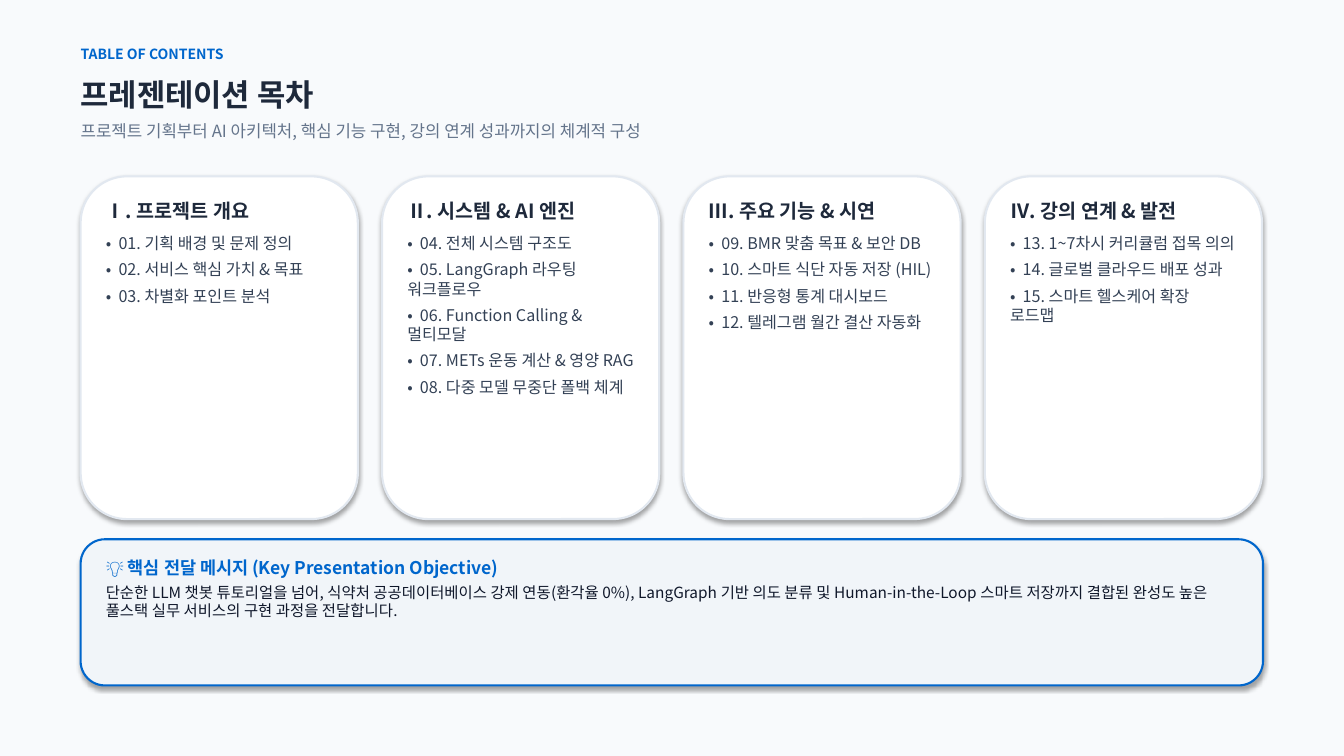
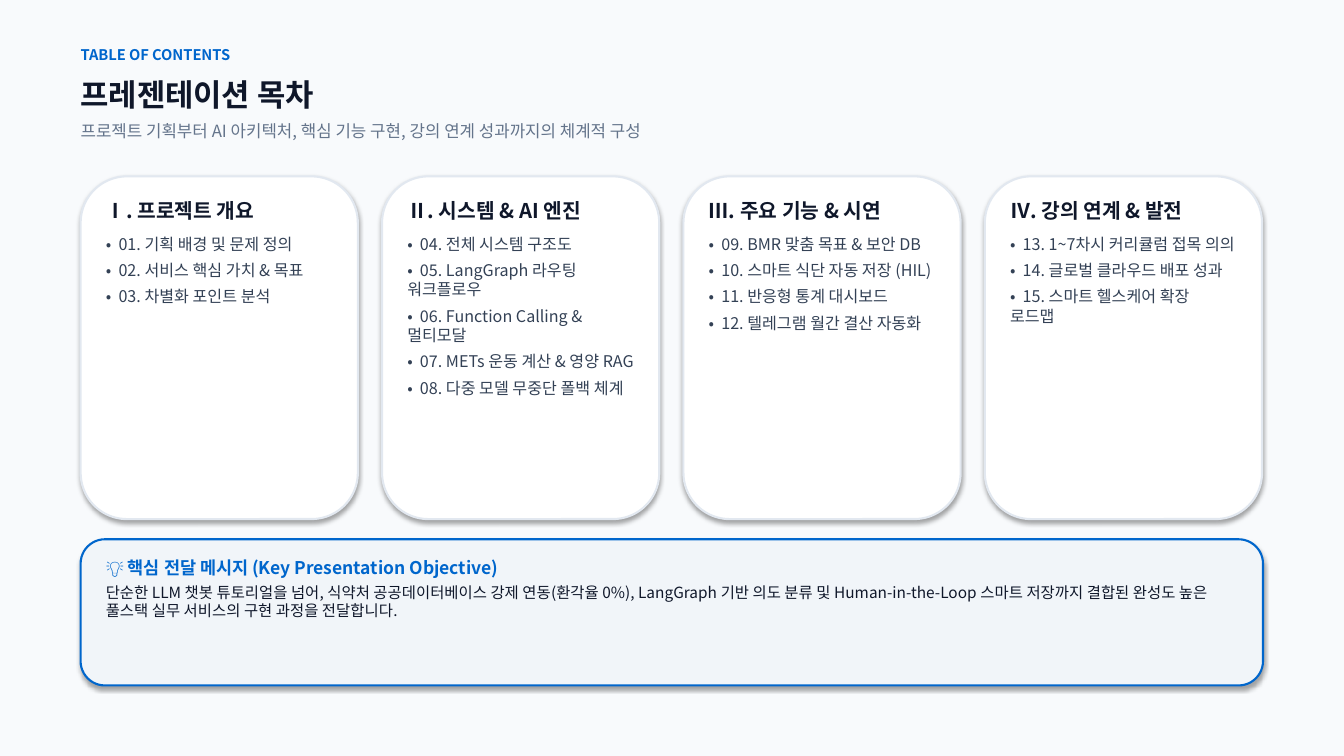
Before and after one commit to rye6837-web/impossible_to_get_lost_my_weight, a slide deck: slide 2 of AI_Diet_Coach_Presentation.pptx. Drawn at 1344x756 pixels with LibreOffice and Linux fonts; fonts in the diff are those of the drawing. Boxes give left, top, right and bottom in pixels: in the first picture for what was removed or moved away, otherwise in the second. Text is boxed around its words. In the diff, an @@ line names an element or a change of style, - is before the commit and + after.

Commit message:
docs: Apply Apple-inspired strict 16:9 design system (Pretendard, fixed anchors, bottom density) to all 12 slides

```diff
--- a/AI_Diet_Coach_Presentation.pptx
+++ b/AI_Diet_Coach_Presentation.pptx
@@ text "TABLE OF CONTENTS" at (81, 49, 230, 60): size 10 to 10.5 pt @@
@@ text "프레젠테이션 목차" at (81, 80, 314, 109): text colour #1E293B to #0F172A @@
@@ text at (106, 201, 254, 220): size 14 to 14.5 pt, text colour #1E293B to #0F172A in "Ⅰ. 프로젝트 개요" @@
@@ text at (407, 201, 581, 220): size 14 to 14.5 pt, text colour #1E293B to #0F172A in "Ⅱ. 시스템 & AI 엔진" @@
@@ text at (709, 201, 881, 220): size 14 to 14.5 pt, text colour #1E293B to #0F172A in "Ⅲ. 주요 기능 & 시연" @@
@@ text at (1010, 201, 1182, 220): size 14 to 14.5 pt, text colour #1E293B to #0F172A in "Ⅳ. 강의 연계 & 발전" @@
```
Also in this commit, not shown: 11 other slides changed, 1 other file.
